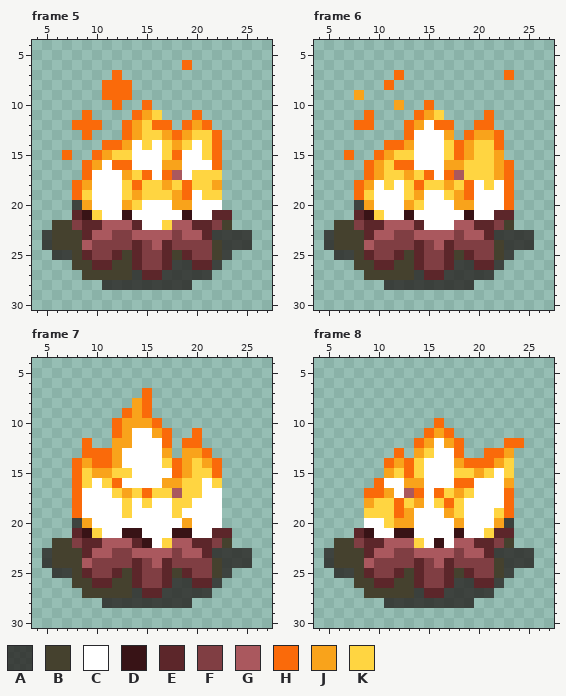
File history of a pixel-art file, client/game/assets/aseprite/fireplace.aseprite. Above, as it was before the edit.
32x32 pixels, 12 frames. Shown: frame 5: x 4..27, y 4..30; frame 6: x 4..27, y 4..30; frame 7: x 4..27, y 4..30; frame 8: x 4..27, y 4..30. The commit also changed other frames, which this record leaves out.
Visible layers, top first: "flame", "wood".
Palette (. is transparent): A #221c1ac2  B #45412e  C #ffffff  D #381316  E #5c262a  F #803e43  G #aa585e  H #fa6a0a  J #f9a31b  K #ffd541
Pixels before, frame 5, first column x 5:
 6 ..............H......
 7 .......H.............
 8 ......HHH............
 9 ......HHH............
10 .......H..H..........
11 ....H....HJK...H.....
12 ...HHH..HJKHH.HJH....
13 ....H...HJKKJHJKKH...
14 ......HHJCKCKJKCKH...
15 ..H..HJKKCCCKHCCKH...
16 ....HJCHHCCCJJCCCH...
17 ....HCCCJKHCHGCKKK...
18 ...HJCCCKHKKJKHKKJ...
19 ...HKCCCKJKKKJHCKK...
20 ...AJCCCJKCCCJJCCC...
21 ...EDKCCDCCCCCDCCEE..
22 .BBFEEGGGECCKGGEEFB..
23 ABBBEGGFFGGGGFGGEAAAA
24 ABBBGFFFFEFGEFFFFBAAA
25 .AABEFFEBEFFEBEFFBA..
26 ...BBEEBBEFFEAAEEA...
27 ....BBBBBAEEAAAAA....
28 ......AAAAAAAAA......
Pixels before, frame 6, first column x 5:
 7 .......H..........H..
 8 ......H..............
 9 ...J.................
10 .......J..H..........
11 ....H....HJK....H....
12 ...HH...HJCHH..HH....
13 ........HCCCJ.HJJH...
14 ......HHJCCCKHJKKH...
15 ..H..HJKKCCCKHJKKJ...
16 ....HJKHHCCCJJKKKJH..
17 ....HJKKJKHCHGKKKJH..
18 ...HJCKCKHKKJKHCKCH..
19 ...HKCCCKJCCKJHCCCH..
20 ...AJCCCJKCCCJJCCCH..
21 ...EDKCCDCCCCCDCCEE..
22 .BBFEEGGGECCCGGEEFB..
23 ABBBEGGFFGGGGFGGEAAAA
24 ABBBGFFFFEFGEFFFFBAAA
25 .AABEFFEBEFFEBEFFBA..
26 ...BBEEBBEFFEAAEEA...
27 ....BBBBBAEEAAAAA....
28 ......AAAAAAAAA......
Pixels before, frame 7, first column x 5:
 7 ..........H..........
 8 .........JH..........
 9 ........HJH..........
10 .......HJJJH.........
11 .......HJCCJH..H.....
12 ....H..JJCCCH.HH.....
13 ....HHHJCCCCJ.JJH....
14 ...HJHHJCCCCKHJKJH...
15 ...HKJJKKCCCCHJKKH...
16 ...HKCKHCCCCJJKKCK...
17 ...HCCCKJKHKKGKKCC...
18 ...HCCCCKCKCCKKCCC...
19 ...HCCCCKCCCCKCCCC...
20 ...AJCCCCCCCCCJCCC...
21 ...EDKCCDDCCCDDCCEE..
22 .BBFEEGGGEDCKGGEEFB..
23 ABBBEGGFFGGGGFGGEAAAA
24 ABBBGFFFFEFGEFFFFBAAA
25 .AABEFFEBEFFEBEFFBA..
26 ...BBEEBBEFFEAAEEA...
27 ....BBBBBAEEAAAAA....
28 ......AAAAAAAAA......
Pixels before, frame 8, first column x 5:
10 ...........H.........
11 ..........HJH........
12 .........HJCJH....HH.
13 .......H.JKCCH..HHJ..
14 ......HJHKCCCJHHHJK..
15 ......JKHKCCCKKJKCK..
16 .....HCCJJCCCHHCCCJ..
17 ....HHJCGHCHKJKCCCH..
18 ....JKKHKJCKHKCCCCH..
19 ....KKKHJCCCJKCCCKH..
20 ....CCKJJCCCCJCCCJA..
21 ...EDCCDDCCCCDCCKEE..
22 .BBFEEGGGKCDCGGEEFB..
23 ABBBEGGFFGGGGFGGEAAAA
24 ABBBGFFFFEFGEFFFFBAAA
25 .AABEFFEBEFFEBEFFBA..
26 ...BBEEBBEFFEAAEEA...
27 ....BBBBBAEEAAAAA....
28 ......AAAAAAAAA......
And afterwards:
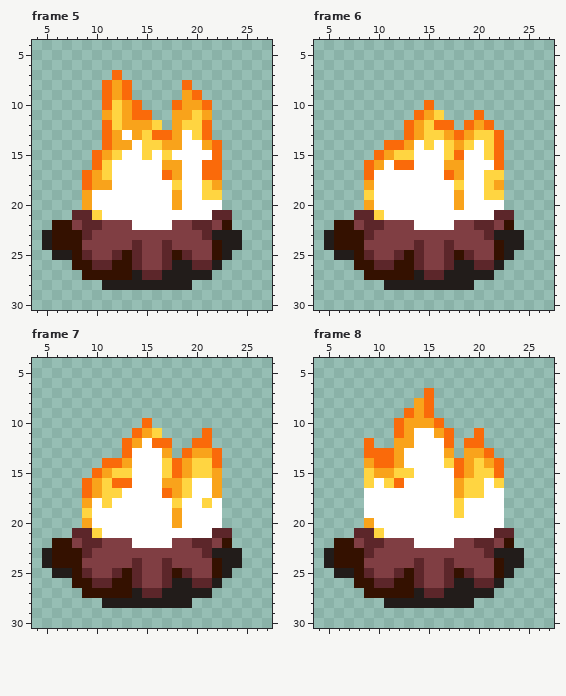
From old to new:
layer "flame" removed
colour A: #221c1ac2 -> #221c1a
colour B: #45412e -> #341100
Changed rows in their new state; - is a pixel that keeps its letter.
Frame 5:
first column x 7:
 6 ------------.------
 8 -----J------H------
 9 -----J------JH-----
10 ----HKJH.--HJJH----
11 --.-JKJ-H.-JJKJ----
12 -...HKJ-JK.JKK-----
13 --.-HJC--HHJC-H.---
14 -----J---KJ-C-J----
15 .-----C-K--C--C----
16 --.HKCC-------H----
17 ---JK-CCC--J-CHH---
18 -.HJJ-CCCCC-CC-----
19 -.J---CCCCC-C------
20 -.----CC----C------
21 --E---C-----C------
22 ----FFFC--CFF------
23 ---FF--FFFF-FF----.
24 --F------F--------.
Frame 6:
first column x 7:
 7 -----.----------.--
 8 ----.--------------
 9 -.-----------------
10 -----.-------------
11 --.----------H.----
12 -..-----K---HJ-----
13 -------JKK-HJKK----
14 --------K--JKC-----
15 .-----------CC-H---
16 ----C-------CCCH.--
17 ---CCCCCC--JCC-K.--
18 -.--C-CCCCC-C--J.--
19 -.----CC--C-C-KK.--
20 -.----CC----C---.--
21 --E---C-----C------
22 ----FFFC---FF------
23 ---FF--FFFF-FF----.
24 --F------F--------.
Frame 7:
first column x 8:
 7 -------.----------
 8 ------..----------
 9 -----...----------
10 ----...H.---------
11 ----..HJK.--.H----
12 -.--.HJ-H--.-H----
13 -....H-----H-JH---
14 ...-HJ-------K----
15 ..H------K----J---
16 .HJ--H------C-J---
17 .HJK-CCCCHJ-C-J---
18 .J-K-C-C---C-K----
19 .K---C----J-------
20 .---------JC------
21 -E---CC---CC------
22 ---FFFCC-CFF------
23 --FF--FFFF-FF----.
24 -F------F--------.
Frame 8:
first column x 9:
 7 ------H----------
 8 -----JH----------
 9 ----HJH----------
10 ---HJJJ----------
11 ---HJCC----H-----
12 H--JJCC-H.HH--..-
13 HHHJCCC-J.JJ-..--
14 JH--CC--KHJKJH.--
15 KJ--KC---HJK-H.--
16 KCKHCC---JKK-K.--
17 CCC-CC-CC--K--.--
18 CCCCCC-CC-----.--
19 CCCCC---C----C.--
20 J-CCC----C---C.--
21 EK-CC----C--C----
22 --FFFC-C-FF------
23 -FF--FFFF-FF----.
24 F------F--------.
Pixel boxes of the changes (left, top, right, bottom) in both pictures:
changed: (42, 60, 252, 290)
changed: (324, 70, 534, 290)
changed: (42, 388, 252, 608)
changed: (324, 388, 534, 608)
